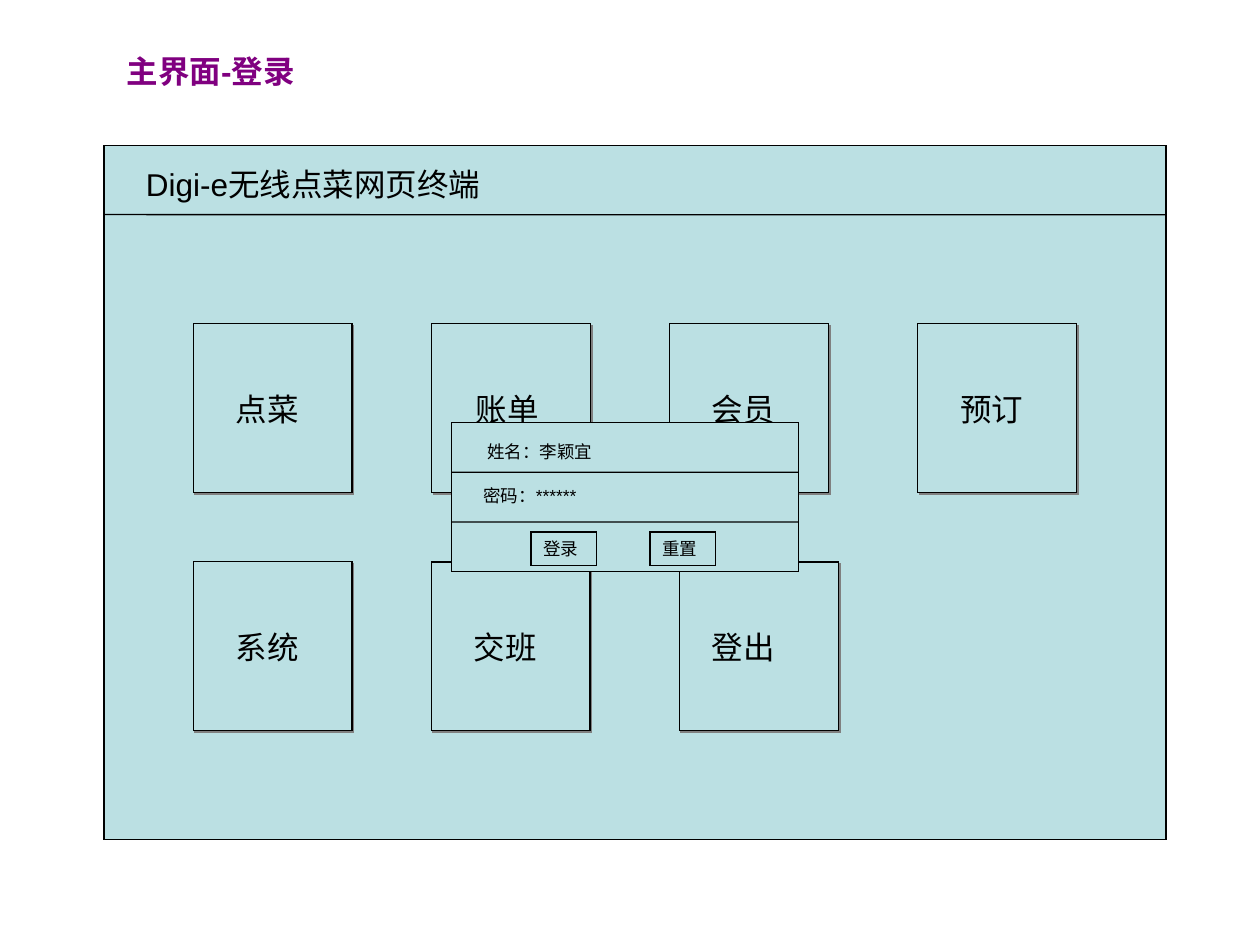
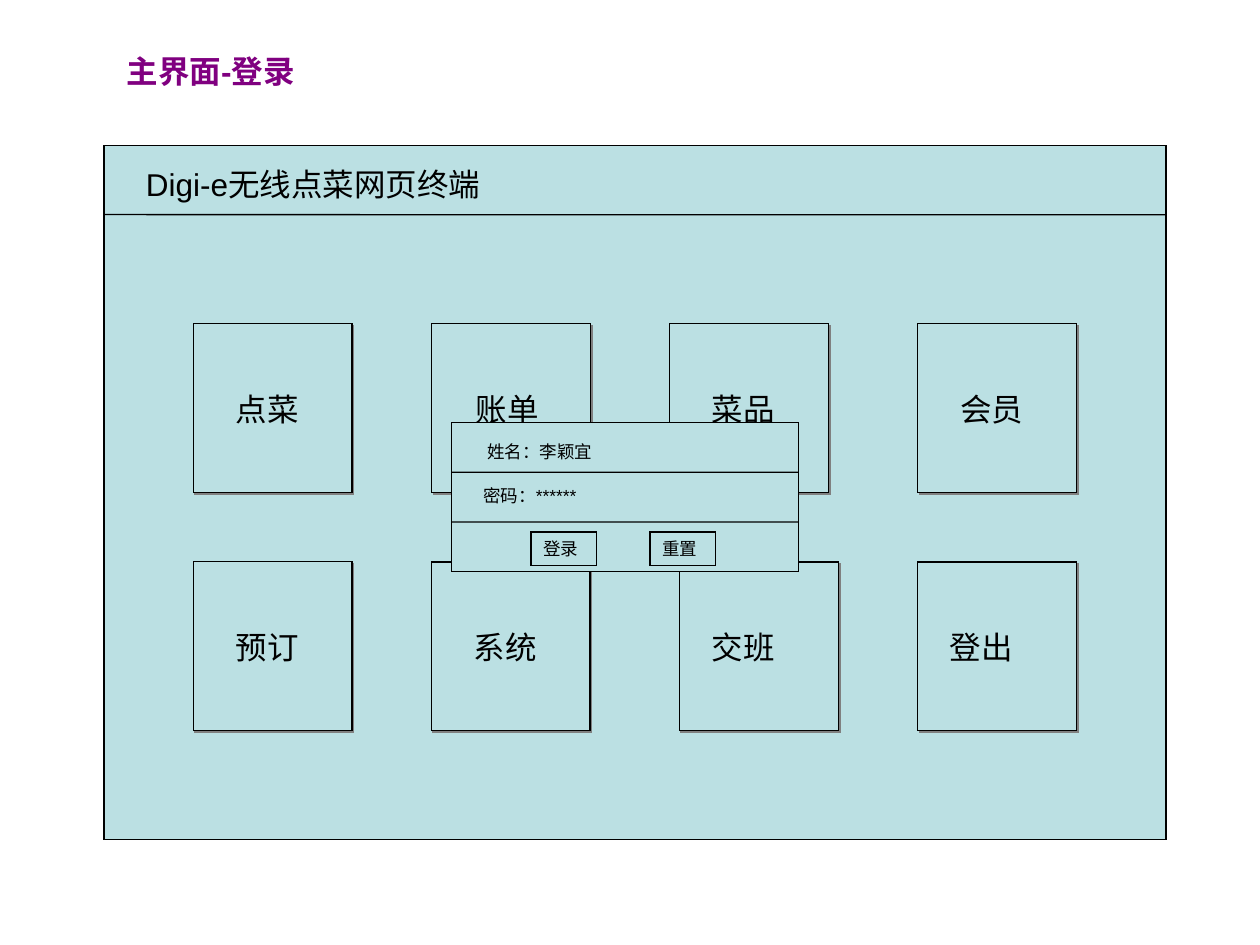
Before and after one commit to runt18/wireless-order-solution, a slide deck: slide 1 of doc/Digi-e网页终端需求.ppt. Drawn at 1260x945 pixels with LibreOffice and Linux fonts; fonts in the diff are those of the drawing. Boxes give left, top, right and bottom in pixels: in the first picture for what was removed or moved away, otherwise in the second. Text is boxed around its words. In the diff, an @@ line names an element or a change of style, - is before the commit and + after.

```diff
--- a/doc/Digi-e网页终端需求.ppt
+++ b/doc/Digi-e网页终端需求.ppt
@@ text at <box>712,394,775,423</box>: text changed @@
-会员
+菜品
@@ text at <box>960,394,1023,424</box>: text changed @@
-预订
+会员
@@ rectangle added at <box>917,562,1076,731</box>, fill #BBE0E3, outline #000000 0.74 pt @@
@@ text at <box>236,633,299,662</box>: text changed @@
-系统
+预订
@@ text at <box>474,632,537,662</box>: text changed @@
-交班
+系统
@@ text at <box>712,632,775,662</box>: text changed @@
-登出
+交班
@@ text added at <box>950,632,1013,662</box>, 18 pt, text #000000 @@
+登出
```
Also in this commit, not shown: 1 other slide changed, 1 slide added, 2 other files.
